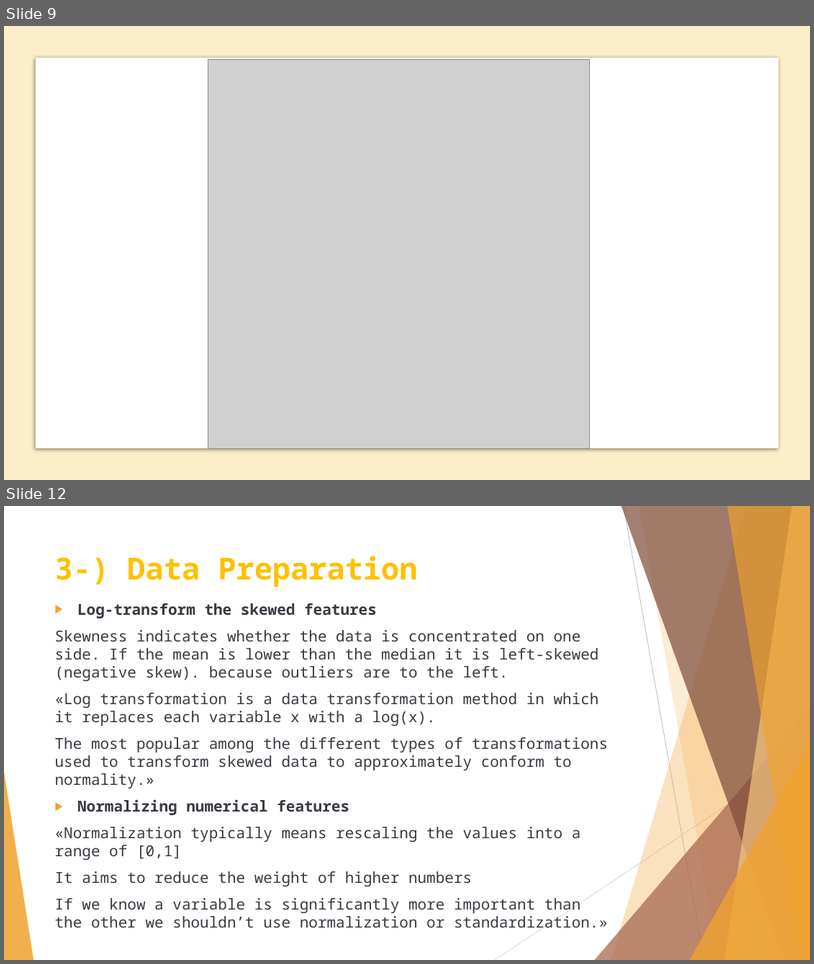
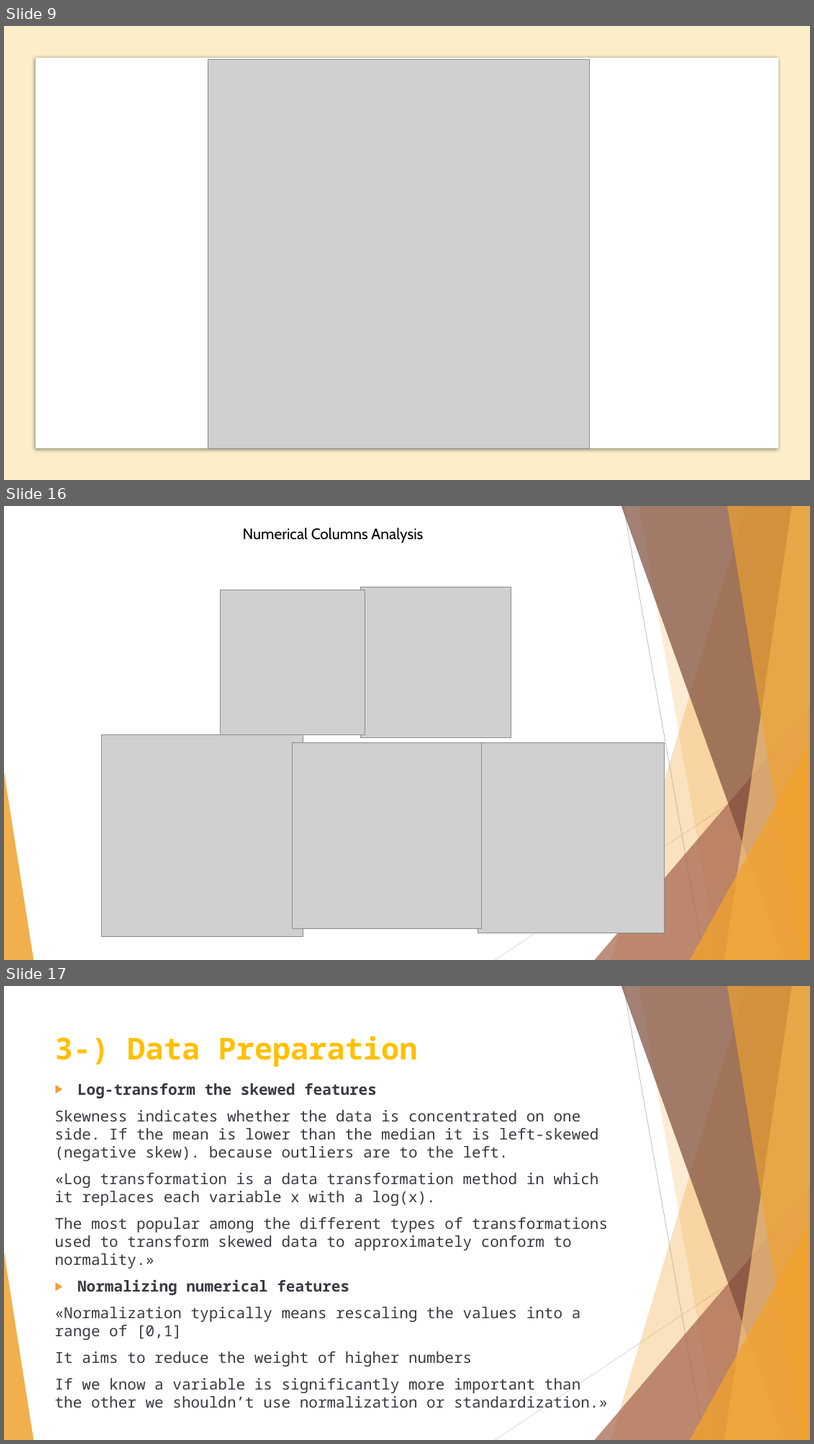
Before and after one commit to badicev/finding_donors, a slide deck: MLCharity-BaşakDilaraÇevik.pptx. Shown one above the other, each under a label of ours: slides 9 and 12 before the commit, slides 9, 16 and 17 after it; the slides between them are not shown. The pictures are 814x964 and 814x1444 pixels, drawn with LibreOffice and Linux fonts; fonts in the diff are those of the drawing; grey boxes stand for pictures. Boxes give left, top, right and bottom in pixels: in the first picture for what was removed or moved away, otherwise in the second. Text is boxed around its words. In the diff, an @@ line names an element or a change of style, - is before the commit and + after.

Commit message:
added images, ppt

```diff
--- a/MLCharity-BaşakDilaraÇevik.pptx
+++ b/MLCharity-BaşakDilaraÇevik.pptx
@@ slide 16 added at <box>4,506,810,960</box>, background #FFFFFF; not listed: 10 template elements that a slide beside it also shows @@
@@ text added at <box>243,528,423,543</box>, 18 pt, text #000000 @@
+Numerical Columns Analysis
@@ picture added at <box>220,590,365,734</box> @@
@@ picture added at <box>361,587,512,738</box> @@
@@ picture added at <box>101,735,303,936</box> @@
@@ picture added at <box>293,743,482,928</box> @@
@@ picture added at <box>478,743,664,933</box> @@
@@ what was slide 12 is now slide 17 @@
```
Also in this commit, not shown: 8 slides changed, 12 other slides added, 4 slides removed, 41 other files.
